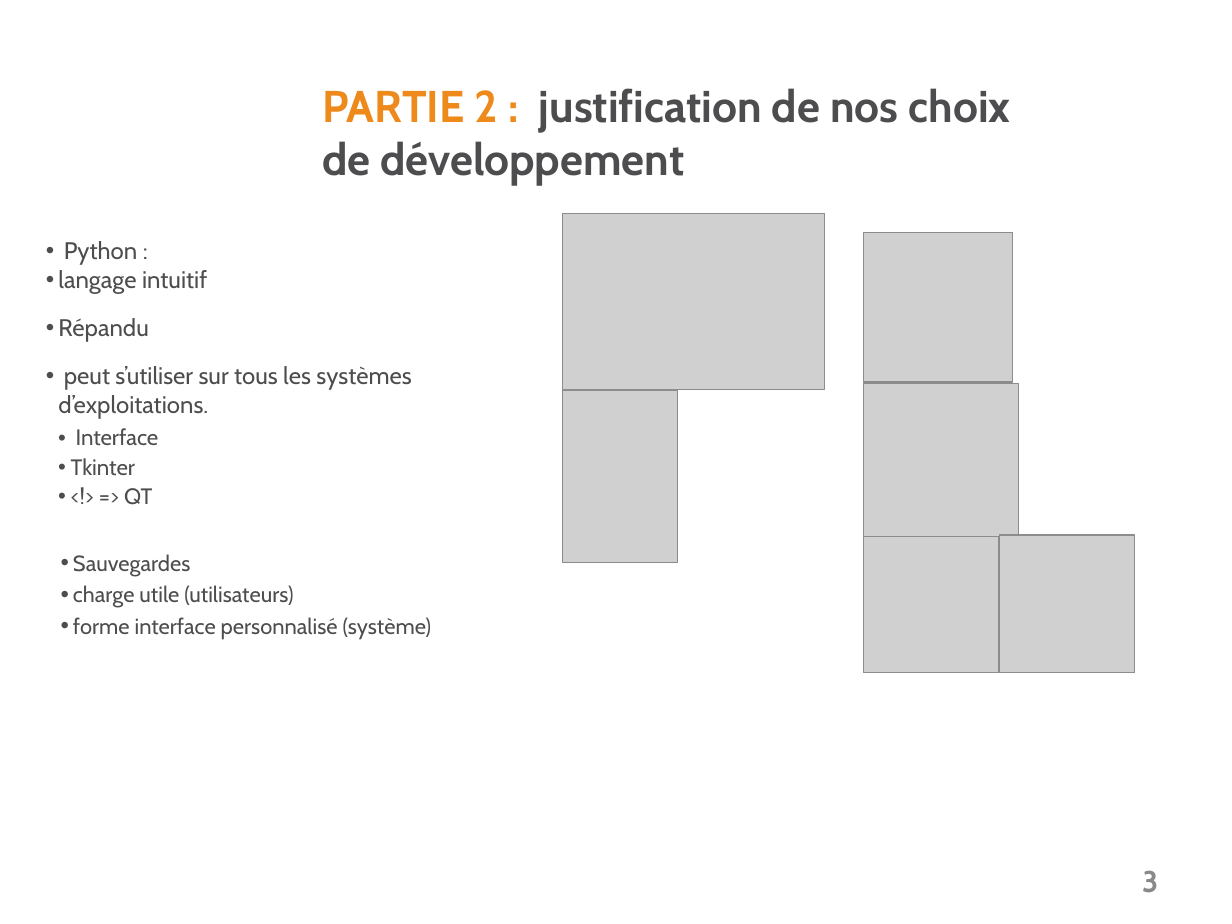
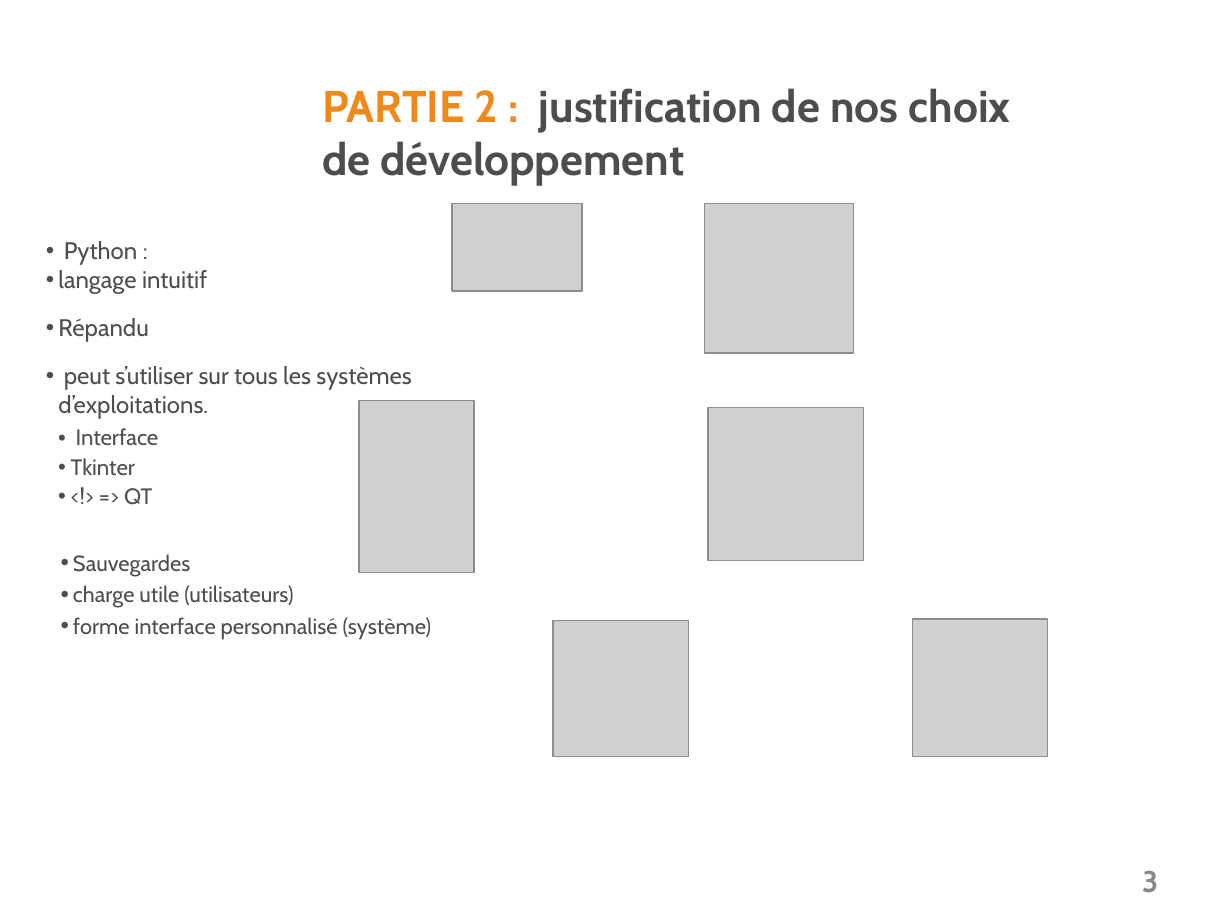
Before and after one commit to Steins7/MyLittleERP, a slide deck: slide 3 of Présentation CPO3.odp. Drawn at 1232x924 pixels with LibreOffice and Linux fonts; fonts in the diff are those of the drawing; grey boxes stand for pictures; background and template pictures are left out. Boxes give left, top, right and bottom in pixels: in the first picture for what was removed or moved away, otherwise in the second. Text is boxed around its words. In the diff, an @@ line names an element or a change of style, - is before the commit and + after.

```diff
--- a/Présentation CPO3.odp
+++ b/Présentation CPO3.odp
@@ picture: place and size @@
-picture at [864, 233, 1013, 382]
+picture at [452, 203, 583, 291]
@@ picture: place and size @@
-picture at [563, 213, 825, 389]
+picture at [705, 203, 854, 352]
@@ picture: place and size @@
-picture at [864, 383, 1019, 536]
+picture at [359, 400, 474, 573]
@@ picture: place and size @@
-picture at [563, 391, 679, 563]
+picture at [708, 408, 864, 561]
@@ picture: place and size @@
-picture at [999, 535, 1135, 673]
+picture at [553, 621, 689, 756]
@@ picture: place and size @@
-picture at [864, 537, 999, 673]
+picture at [913, 620, 1048, 758]
```
Also in this commit, not shown: 1 other slide changed, 1 other file.
